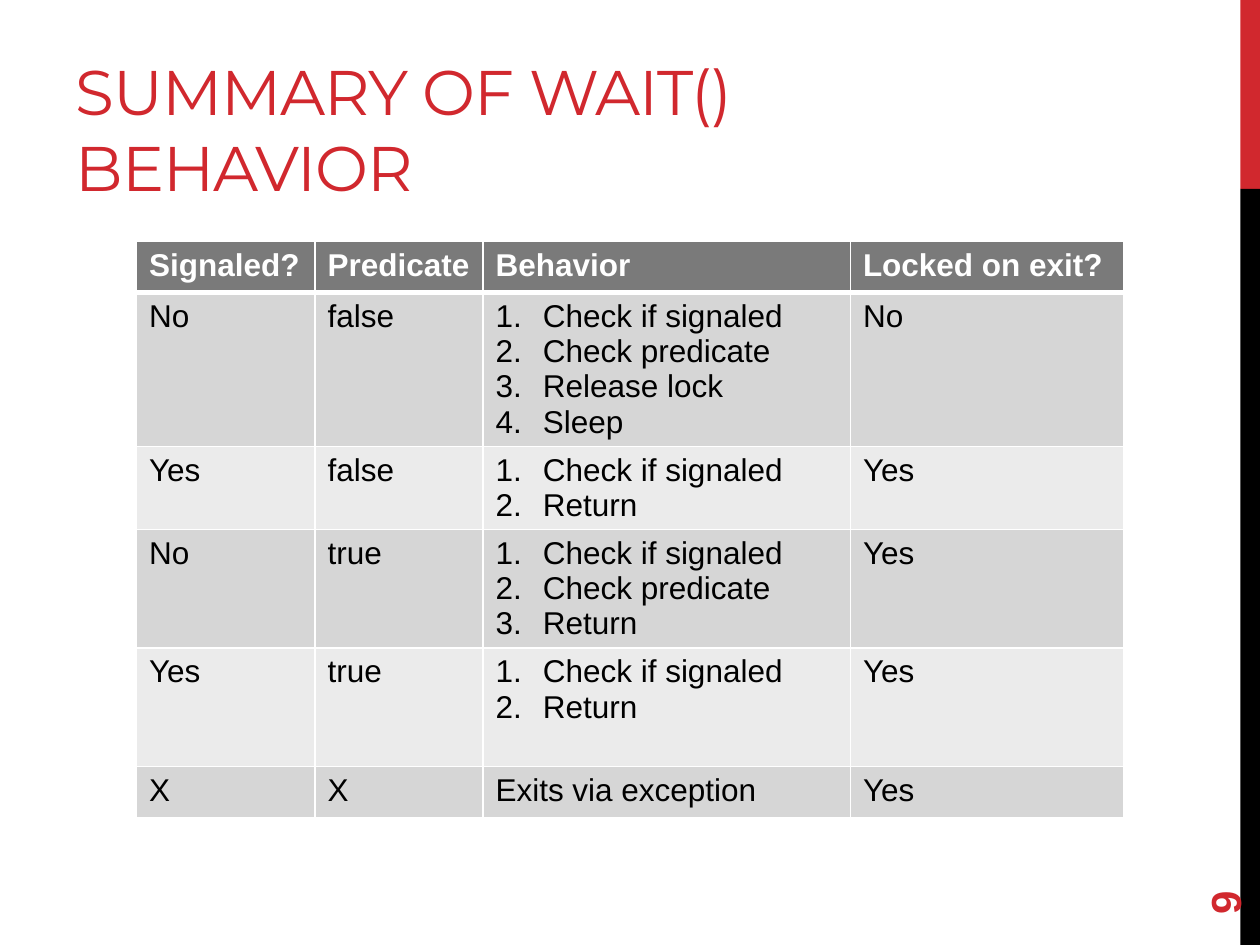
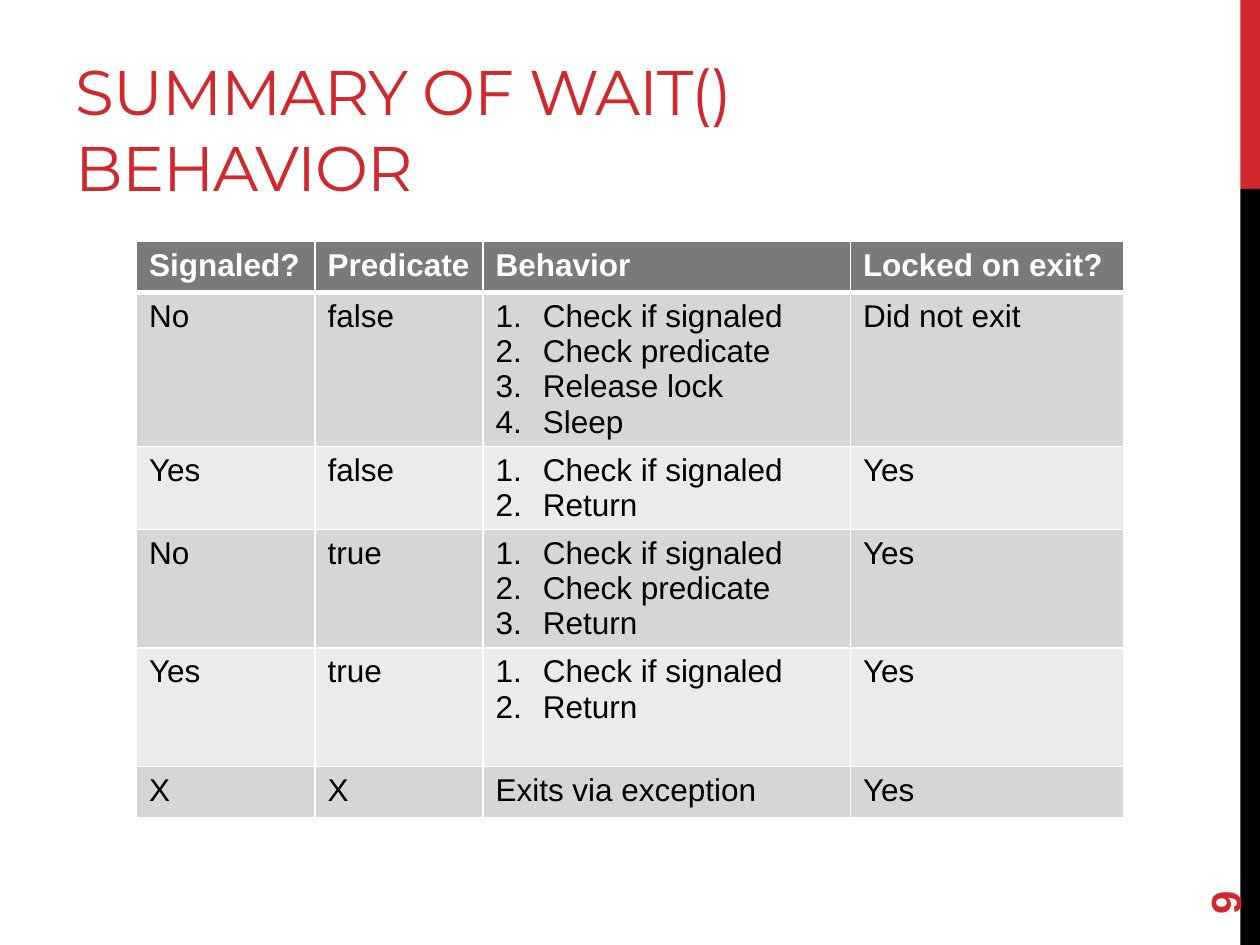
Before and after one commit to joshpeterson/DevelopingConcurrentSoftware, a slide deck: slide 9 of Lectures/Asynchronous Operations/Asynchronous Operations.pptx. Drawn at 1260x945 pixels with LibreOffice and Linux fonts; fonts in the diff are those of the drawing. Boxes give left, top, right and bottom in pixels: in the first picture for what was removed or moved away, otherwise in the second. Text is boxed around its words. In the diff, an @@ line names an element or a change of style, - is before the commit and + after.

```diff
--- a/Lectures/Asynchronous Operations/Asynchronous Operations.pptx
+++ b/Lectures/Asynchronous Operations/Asynchronous Operations.pptx
@@ table at (136,242,1124,848) @@
-row 2, column 4: No
+row 2, column 4: Did not exit
```
Also in this commit, not shown: 5 other slides changed, 3 slides added, 4 other files.
